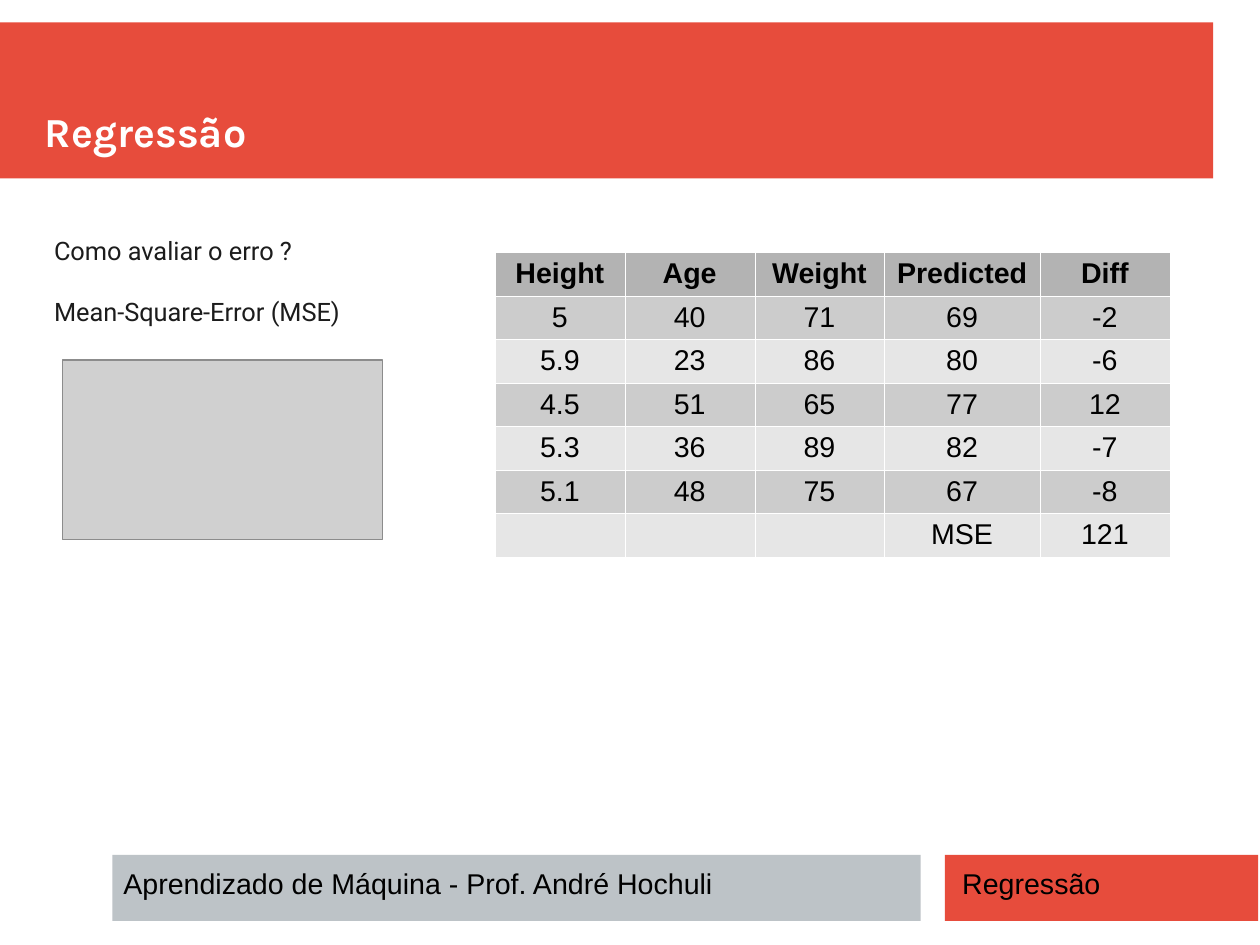
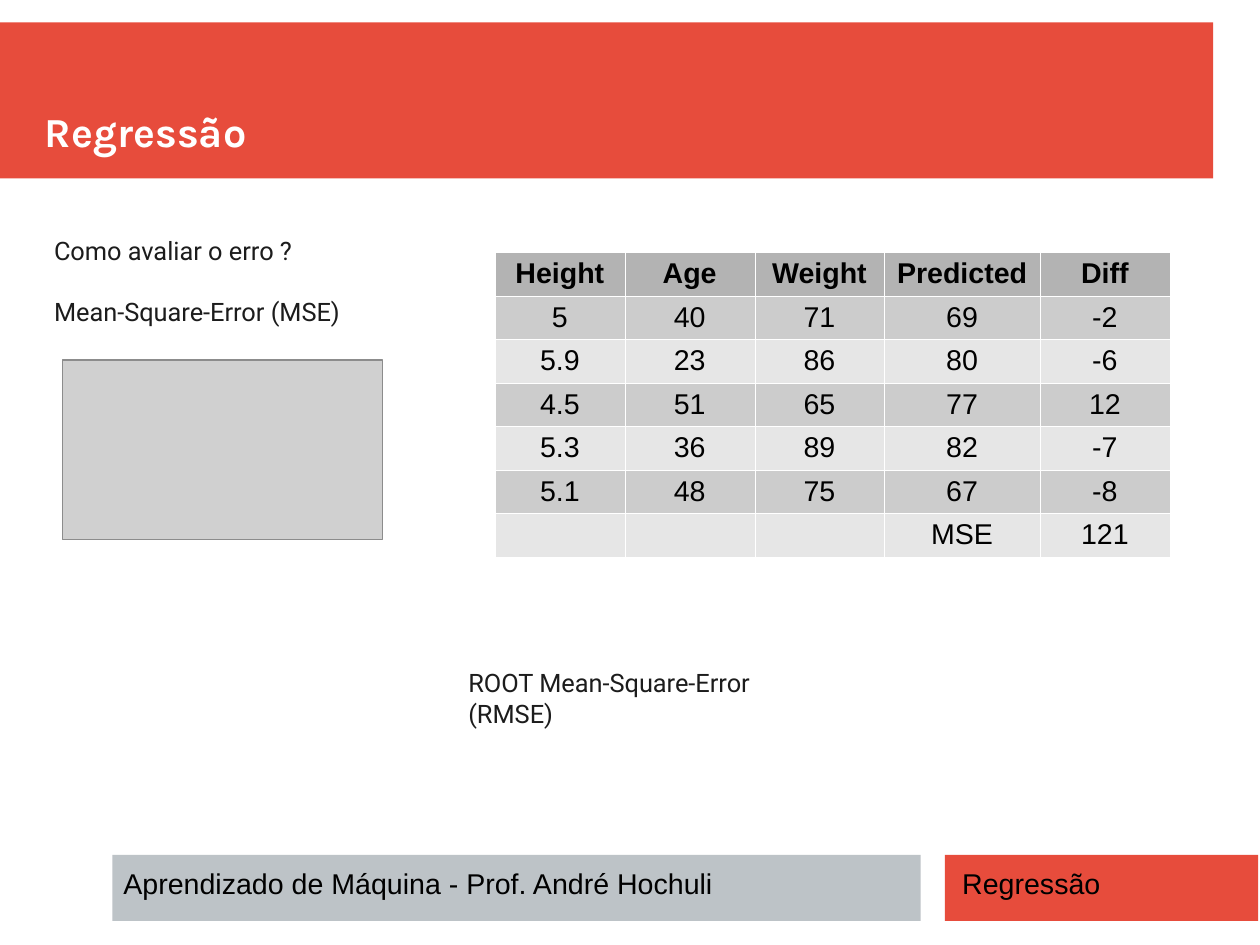
Before and after one commit to andrehochuli/teaching, a slide deck: slide 7 of AprendizadoMaquina/Tópico 02 - Aprendizado Supervisionado/06 - Regressão/Tópico 02 - Aprendizado-Supervisionado - Regressao.pptx. Drawn at 1260x945 pixels with LibreOffice and Linux fonts; fonts in the diff are those of the drawing; grey boxes stand for pictures. Boxes give left, top, right and bottom in pixels: in the first picture for what was removed or moved away, otherwise in the second. Text is boxed around its words. In the diff, an @@ line names an element or a change of style, - is before the commit and + after.

```diff
--- a/AprendizadoMaquina/Tópico 02 - Aprendizado Supervisionado/06 - Regressão/Tópico 02 - Aprendizado-Supervisionado - Regressao.pptx
+++ b/AprendizadoMaquina/Tópico 02 - Aprendizado Supervisionado/06 - Regressão/Tópico 02 - Aprendizado-Supervisionado - Regressao.pptx
@@ text added at (x1=468, y1=673, x2=749, y2=729), 16 pt, text #1C1C1C @@
+ROOT Mean-Square-Error (RMSE)
```
Also in this commit, not shown: 1 other slide changed, 2 other files.
